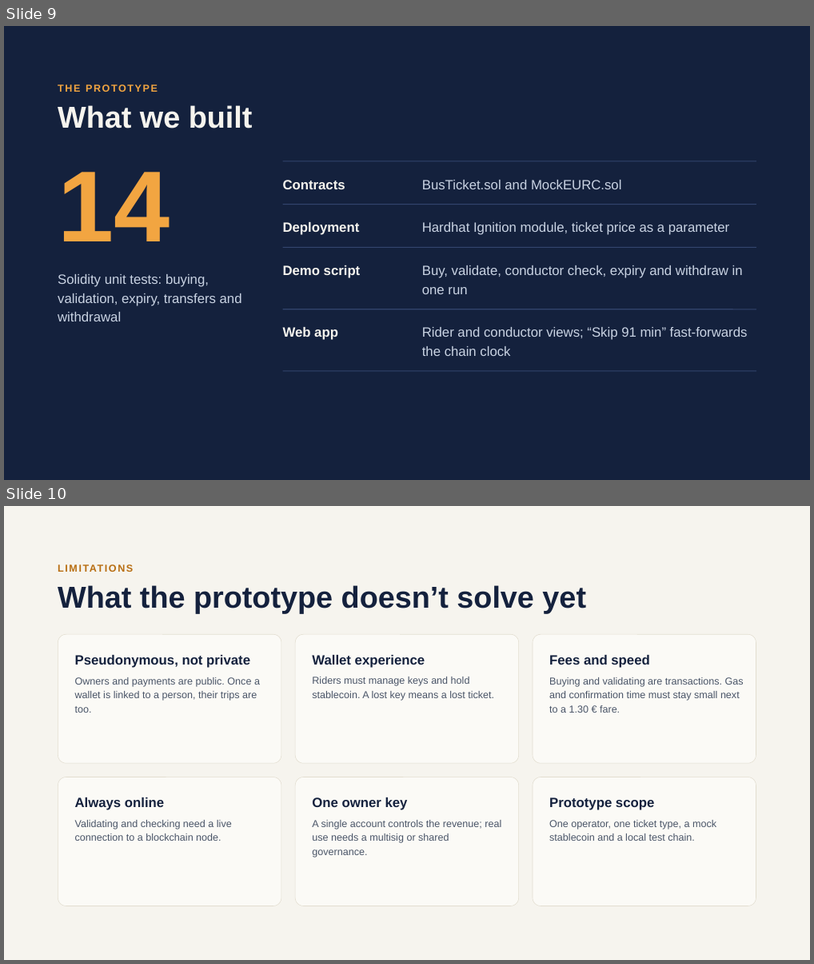
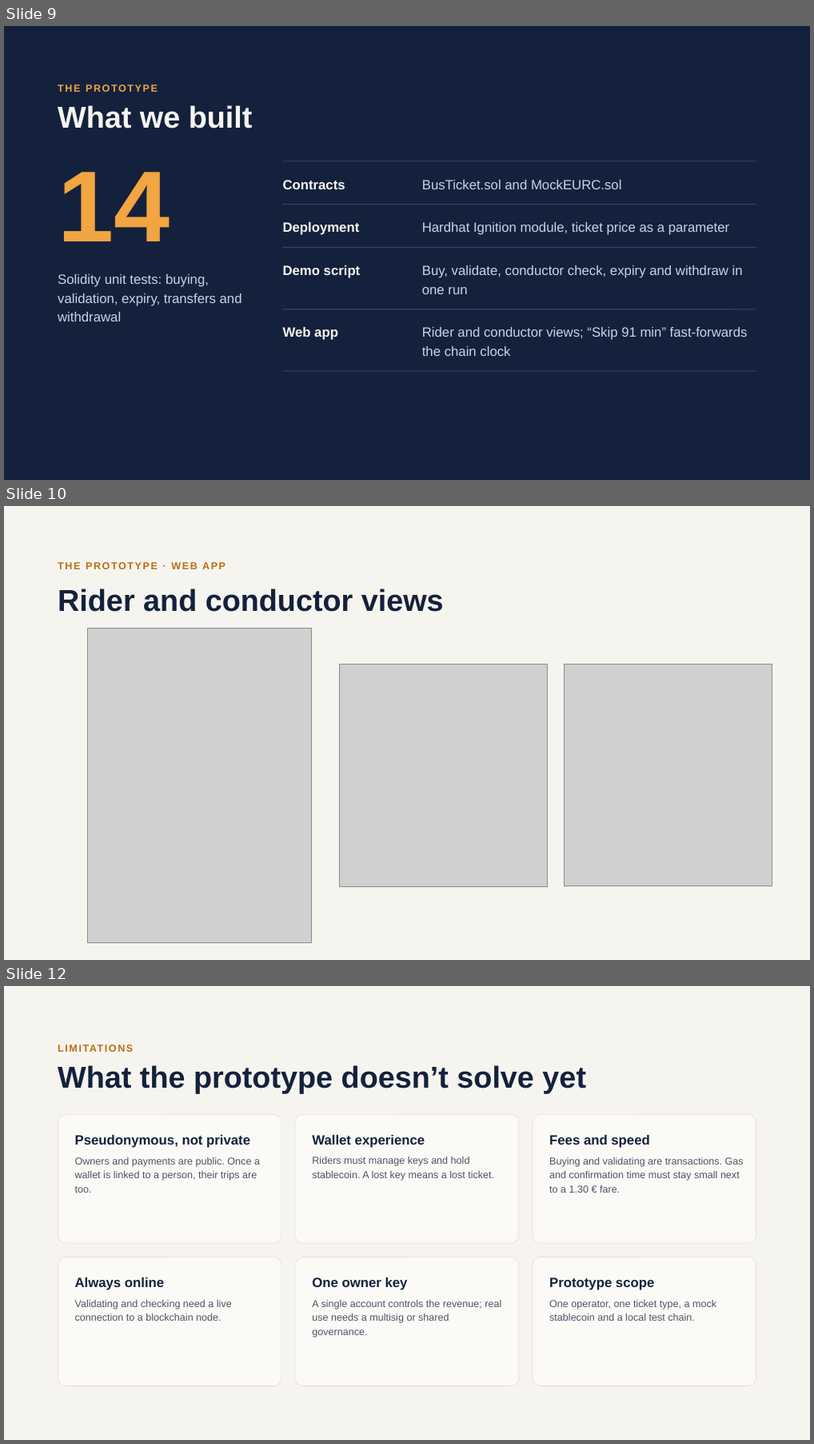
Before and after one commit to iv-sukhanov/bussito_salerno, a slide deck: presentation/Bussito_Salerno.pptx. Shown one above the other, each under a label of ours: slides 9 and 10 before the commit, slides 9, 10 and 12 after it; the slides between them are not shown. The pictures are 814x964 and 814x1444 pixels, drawn with LibreOffice and Linux fonts; fonts in the diff are those of the drawing; grey boxes stand for pictures. Boxes give left, top, right and bottom in pixels: in the first picture for what was removed or moved away, otherwise in the second. Text is boxed around its words. In the diff, an @@ line names an element or a change of style, - is before the commit and + after.

```diff
--- a/presentation/Bussito_Salerno.pptx
+++ b/presentation/Bussito_Salerno.pptx
@@ slide 10 added at (4,506,810,960), background #F6F4EE @@
@@ text added at (58,562,226,569), 12 pt, text #B86E12, bold @@
+THE PROTOTYPE · WEB APP
@@ text added at (58,588,444,612), 36 pt, text #14213D, bold @@
+Rider and conductor views
@@ picture added at (87,628,311,942) @@
@@ picture added at (340,664,548,887) @@
@@ picture added at (564,664,772,885) @@
@@ what was slide 10 is now slide 12 @@
```
Also in this commit, not shown: 2 slides changed, 1 other slide added, 7 other files.
